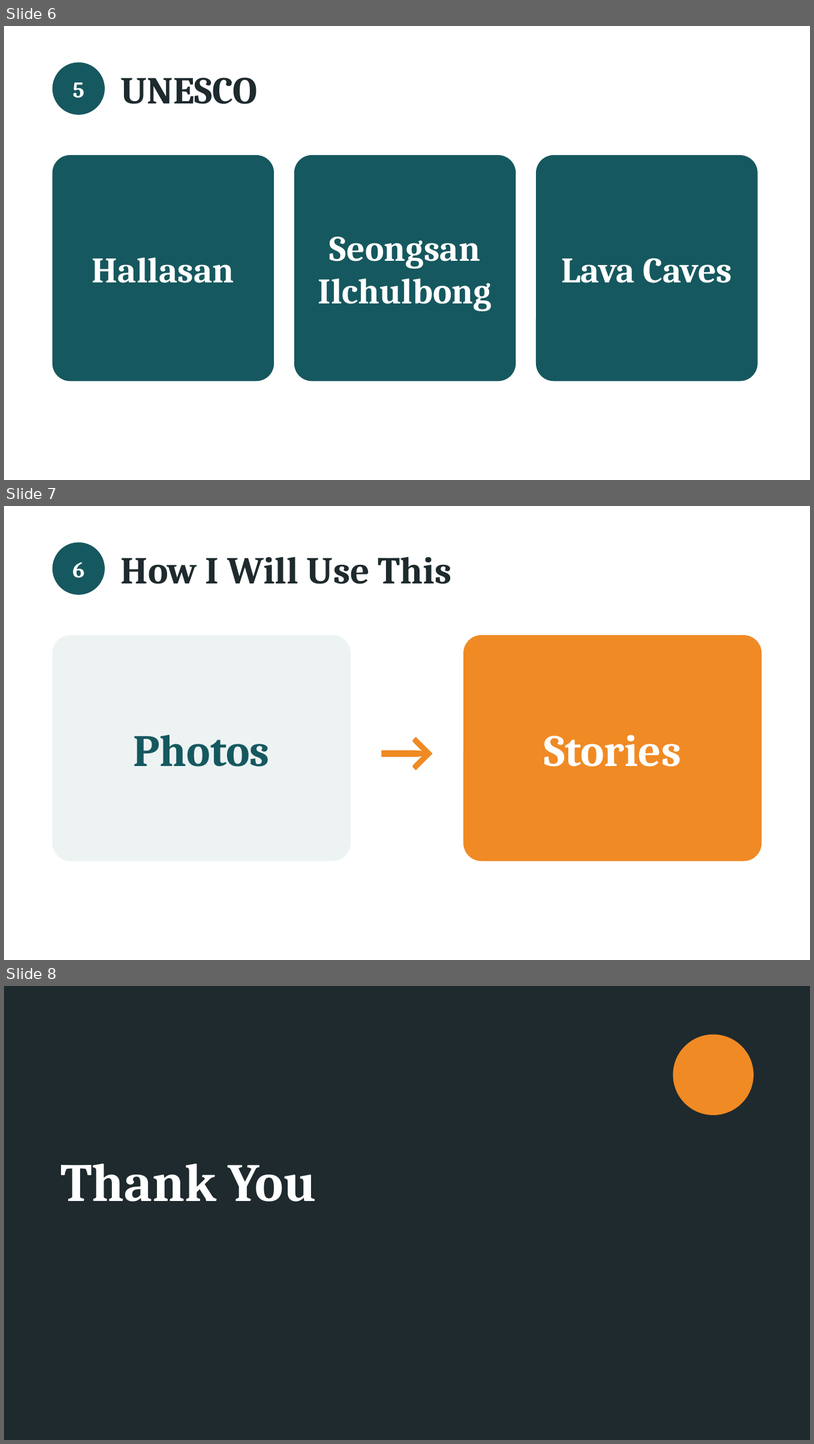
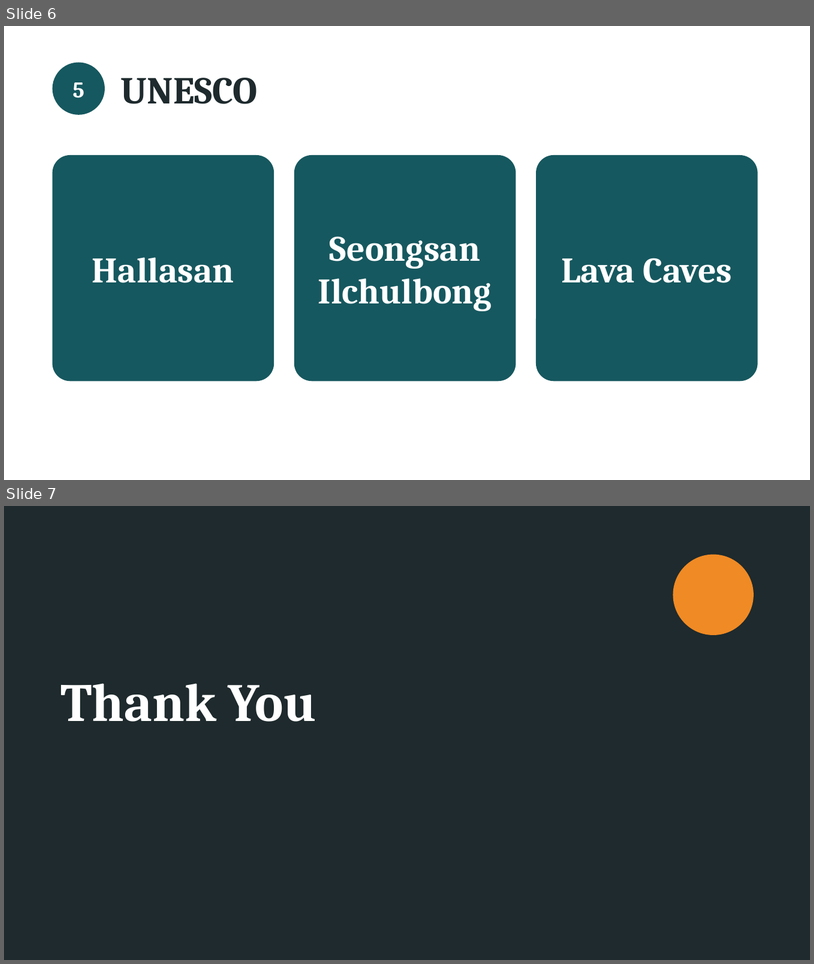
Before and after one commit to a44830300-arch/shaohong, a slide deck: 학업/아시아속의제주문화/Jeju_Culture_Final_5min_easy.pptx. Shown one above the other, each under a label of ours: slides 6, 7 and 8 before the commit, slides 6 and 7 after it. The pictures are 814x1444 and 814x964 pixels, drawn with LibreOffice and Linux fonts; fonts in the diff are those of the drawing. Boxes give left, top, right and bottom in pixels: in the first picture for what was removed or moved away, otherwise in the second. Text is boxed around its words. In the diff, an @@ line names an element or a change of style, - is before the commit and + after.

```diff
--- a/학업/아시아속의제주문화/Jeju_Culture_Final_5min_easy.pptx
+++ b/학업/아시아속의제주문화/Jeju_Culture_Final_5min_easy.pptx
@@ slide 7 removed at <box>4,506,810,960</box>, background #FFFFFF @@
@@ ellipse removed at <box>53,542,105,595</box> @@
@@ text removed at <box>121,557,452,584</box> @@
-How I Will Use This
@@ text removed at <box>72,562,84,578</box> @@
-6
@@ rounded rectangle removed at <box>53,635,351,861</box> @@
@@ text removed at <box>351,635,464,861</box> @@
-→
@@ rounded rectangle removed at <box>464,635,762,861</box> @@
@@ text removed at <box>134,735,270,766</box> @@
-Photos
@@ text removed at <box>544,735,681,766</box> @@
-Stories
@@ what was slide 8 is now slide 7 @@
```
Also in this commit, not shown: 1 other file.
